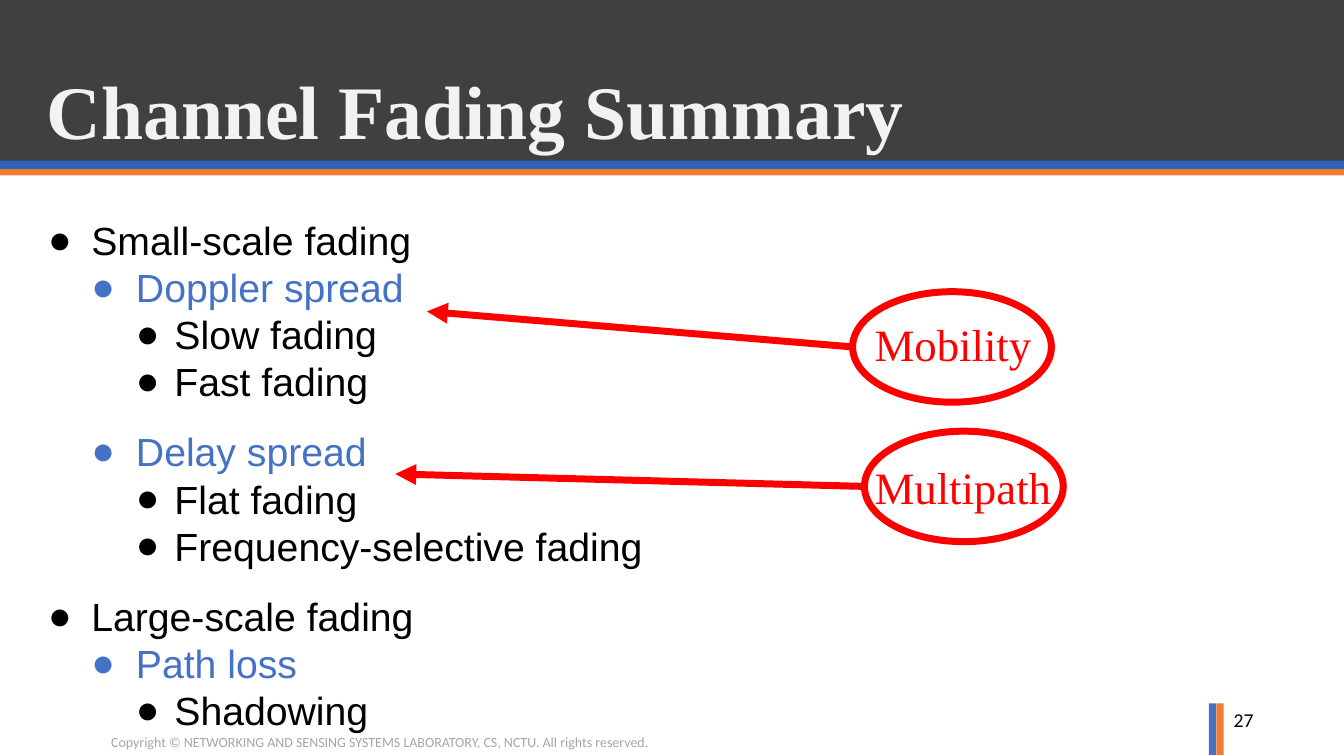
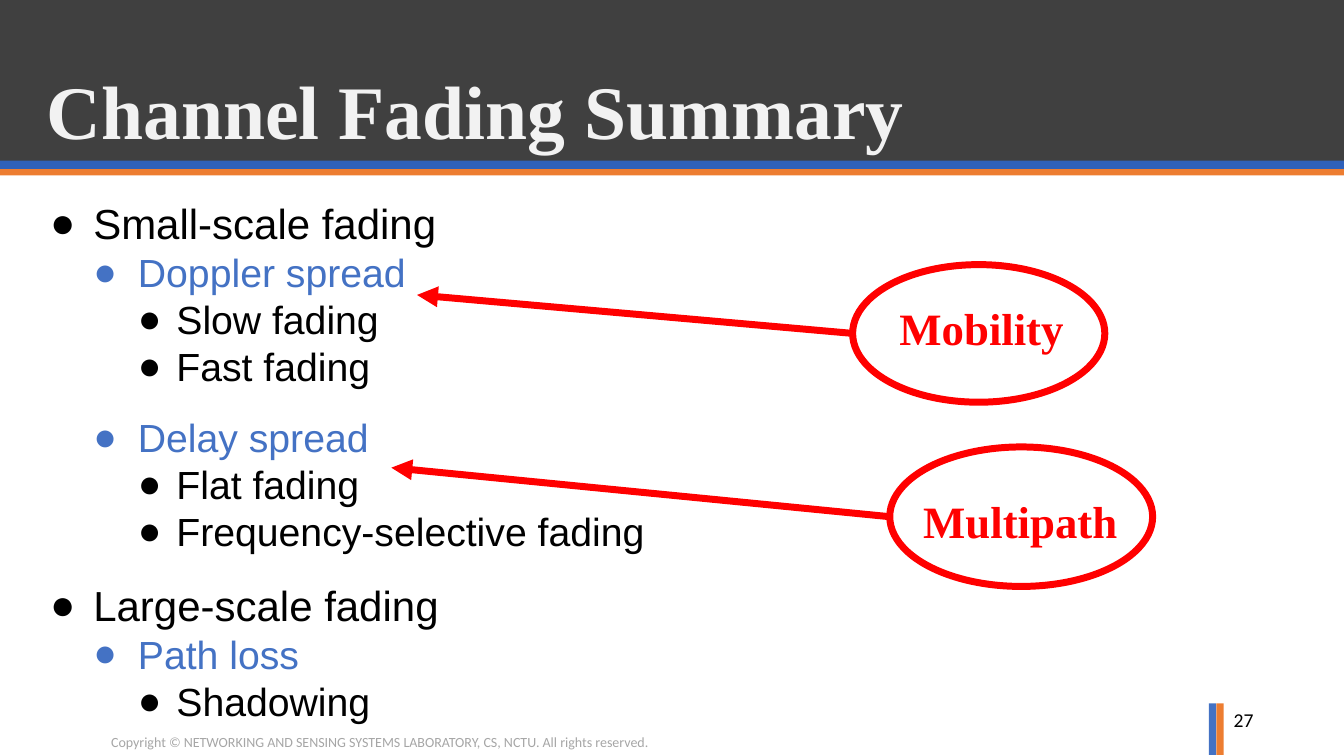
Before and after one commit to ghostkingwilly/Signal_Training_Freshman, a slide deck: slide 27 of Freshman_Training.pptx. Drawn at 1344x756 pixels with LibreOffice and Linux fonts; fonts in the diff are those of the drawing; background and template pictures are left out. Boxes give left, top, right and bottom in pixels: in the first picture for what was removed or moved away, otherwise in the second. Text is boxed around its words. In the diff, an @@ line names an element or a change of style, - is before the commit and + after.

```diff
--- a/Freshman_Training.pptx
+++ b/Freshman_Training.pptx
@@ text "Small-scale fading" moved from (x1=91, y1=226, x2=643, y2=679) to (x1=93, y1=208, x2=645, y2=670) @@
@@ text at (x1=93, y1=208, x2=438, y2=630): size 28 to 30 pt in "Small-scale fading", "Large-scale fading" @@
@@ ellipse resized from (x1=853, y1=291, x2=1052, y2=402) to (x1=853, y1=265, x2=1105, y2=402) @@
@@ arrow moved from (853, 347) - (427, 312) to (853, 334) - (417, 295) @@
@@ text "Mobility" moved from (x1=875, y1=330, x2=1032, y2=371) to (x1=899, y1=314, x2=1063, y2=354) @@
@@ text "Mobility" at (x1=899, y1=314, x2=1063, y2=354): bold on @@
@@ ellipse resized from (x1=865, y1=432, x2=1064, y2=542) to (x1=890, y1=447, x2=1153, y2=586) @@
@@ arrow moved from (865, 487) - (395, 474) to (890, 517) - (391, 468) @@
@@ text "Multipath" at (x1=923, y1=507, x2=1117, y2=547): bold on @@
@@ text "Multipath" moved from (x1=875, y1=473, x2=1052, y2=513) to (x1=923, y1=507, x2=1117, y2=547) @@
```
Also in this commit, not shown: 1 other slide changed, 4 slides added, 1 other file.
